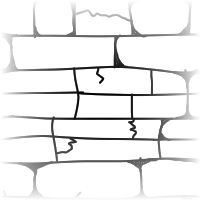
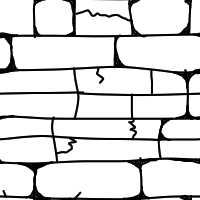
The second 200x200 image is a revision of the first. Changes to its layers:
hid "Paint Layer 2", painted on it over [0, 0, 200, 200]